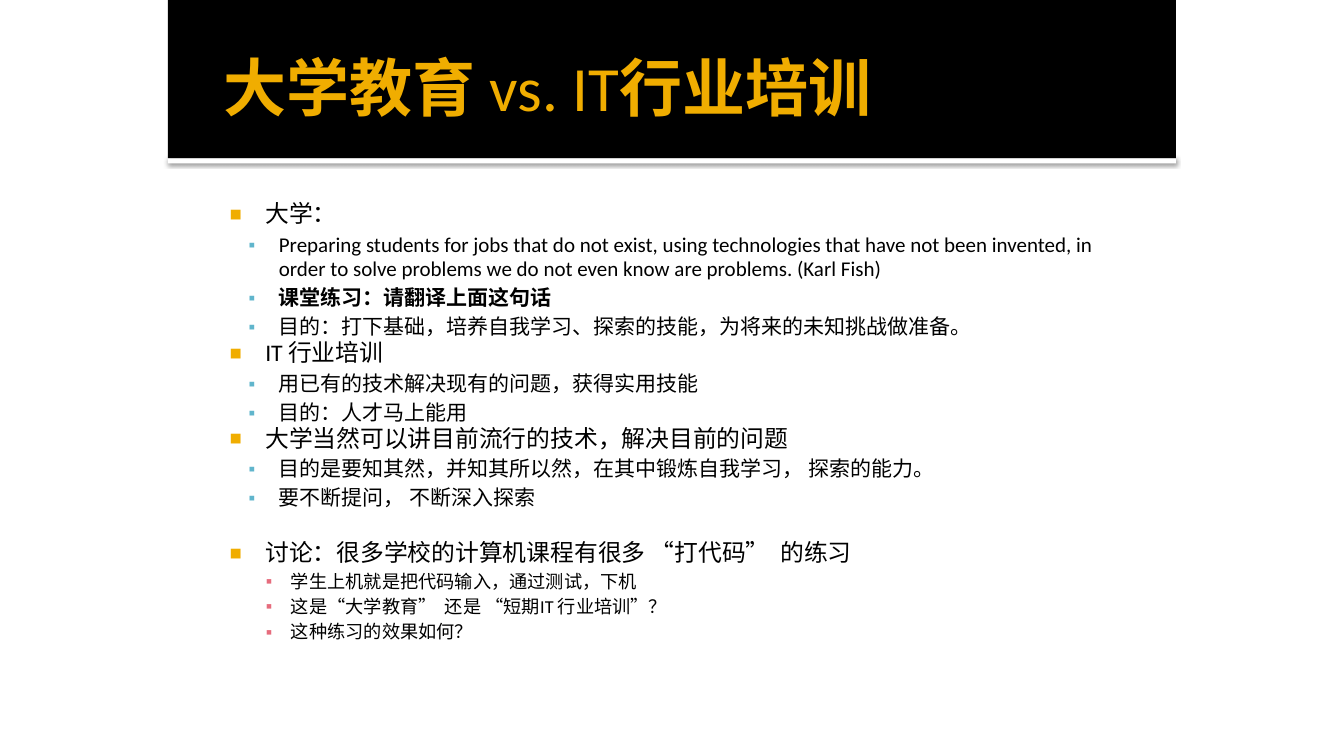
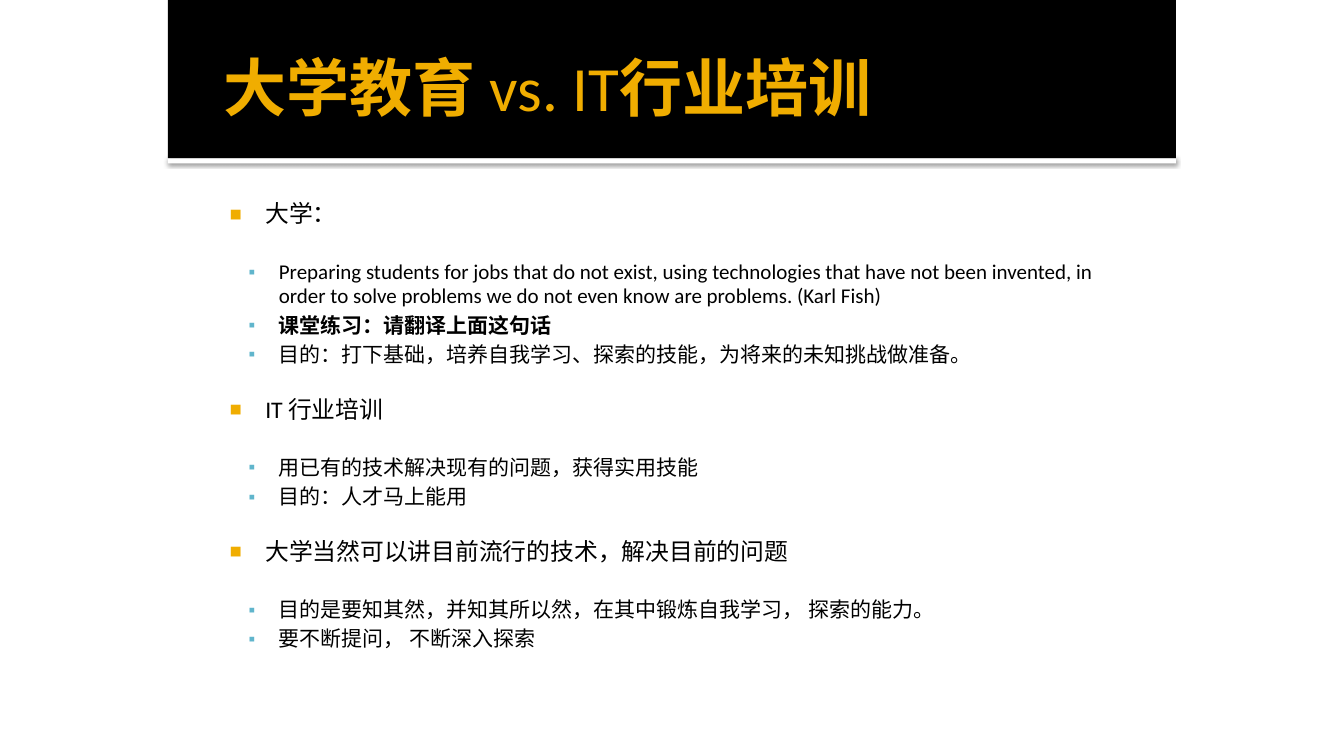
Before and after one commit to mengning/se, a slide deck: slide 13 of ppt/软件工程-码农的自我修养.pptx. Drawn at 1344x756 pixels with LibreOffice and Linux fonts; fonts in the diff are those of the drawing. Boxes give left, top, right and bottom in pixels: in the first picture for what was removed or moved away, otherwise in the second. Text is boxed around its words. In the diff, an @@ line names an element or a change of style, - is before the commit and + after.

```diff
--- a/ppt/软件工程-码农的自我修养.pptx
+++ b/ppt/软件工程-码农的自我修养.pptx
@@ text at [265,541,851,640]: paragraphs removed @@
-◼ 讨论：很多学校的计算机课程有很多 “打代码” 的练习
-    ▪ 学生上机就是把代码输入，通过测试，下机
-    ▪ 这是“大学教育” 还是 “短期IT 行业培训”？
-    ▪ 这种练习的效果如何？
```
Also in this commit, not shown: 2 other slides changed, 1 other file.
